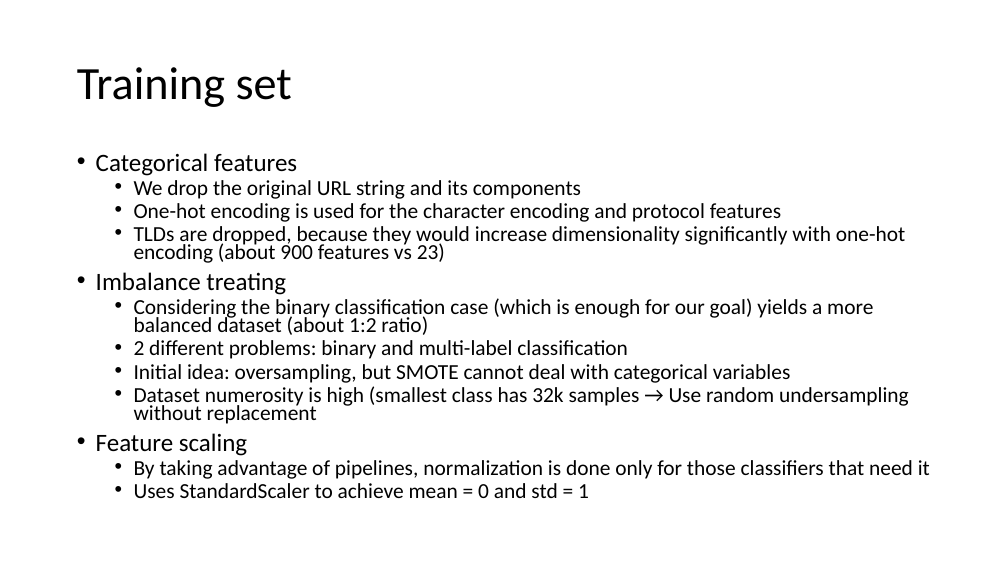
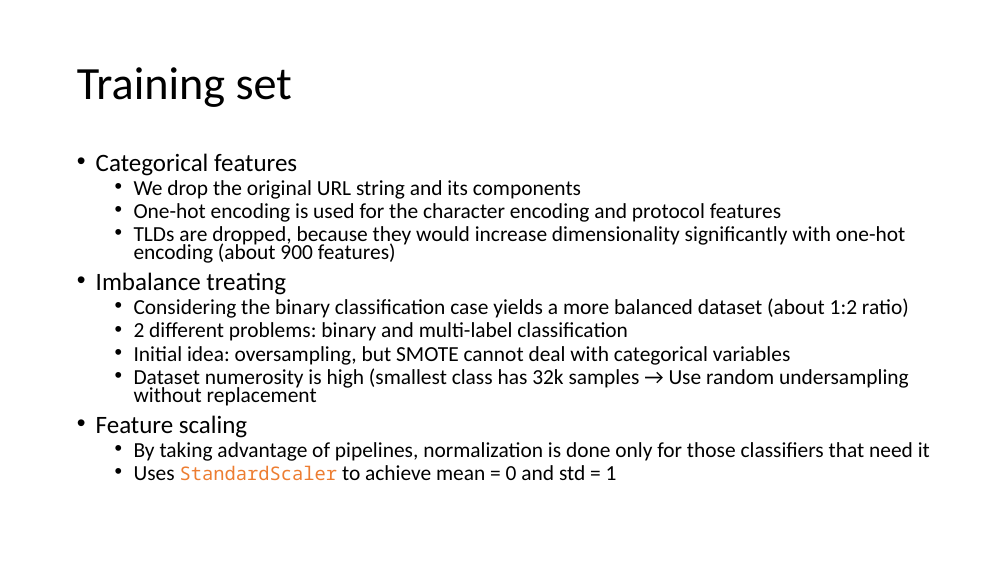
Before and after one commit to Metalcape/url-classifier, a slide deck: slide 9 of slides.pptx. Drawn at 1008x567 pixels with LibreOffice and Linux fonts; fonts in the diff are those of the drawing. Boxes give left, top, right and bottom in pixels: in the first picture for what was removed or moved away, otherwise in the second. Text is boxed around its words. In the diff, an @@ line names an element or a change of style, - is before the commit and + after.

```diff
--- a/slides.pptx
+++ b/slides.pptx
@@ text at <box>134,226,905,263</box>: text changed @@
-  • TLDs are dropped, because they would increase dimensionality significantly with one-hot encoding (about 900 features vs 23)
+  • TLDs are dropped, because they would increase dimensionality significantly with one-hot encoding (about 900 features)
@@ text at <box>134,298,909,318</box>: text changed @@
-  • Considering the binary classification case (which is enough for our goal) yields a more balanced dataset (about 1:2 ratio)
+  • Considering the binary classification case yields a more balanced dataset (about 1:2 ratio)
@@ text at <box>134,465,617,480</box>: size 20.4 to 17.9 pt, font Calibri to Noto Sans Mono, text colour #000000 to #ED7D31 in "StandardScaler" @@
```
Also in this commit, not shown: 5 other slides changed.
